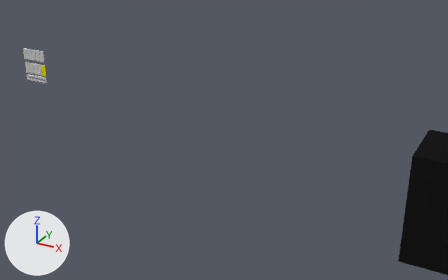
What one commit did to the Blender file block_editor.blend.
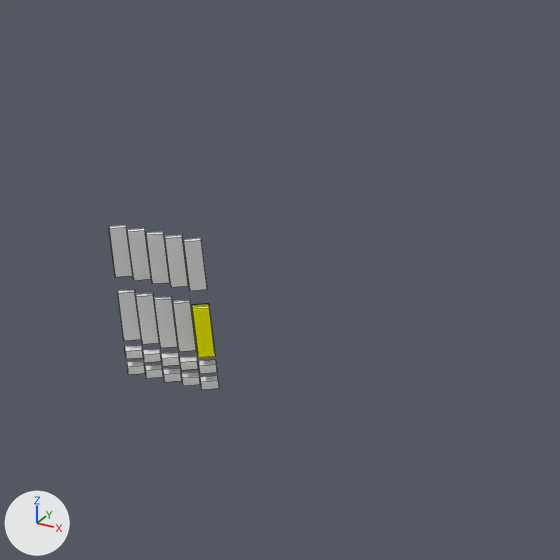
Each version is shown whole from a camera (50 mm lens) standing at (12.3, -119.6, 50.5) and looking at (-64.0, 19.2, -18.9), then close up on the part from 0% to 27% of the width and 0% to 43% of the height. The lights are fixed; the arrows at lower left show +X, +Y and +Z. The close-ups show mesh edges as thin lines.

Objects in the first close-up: 'placeholder.wall.001', 'placeholder.wall.002', 'placeholder.wall.003', 'placeholder.wall.004', 'placeholder.wall.005', 'placeholder.wall.006', 'placeholder.wall.007', 'placeholder.wall.008', 'placeholder.wall.009', 'selected_item'.
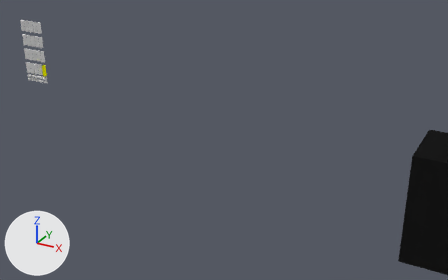
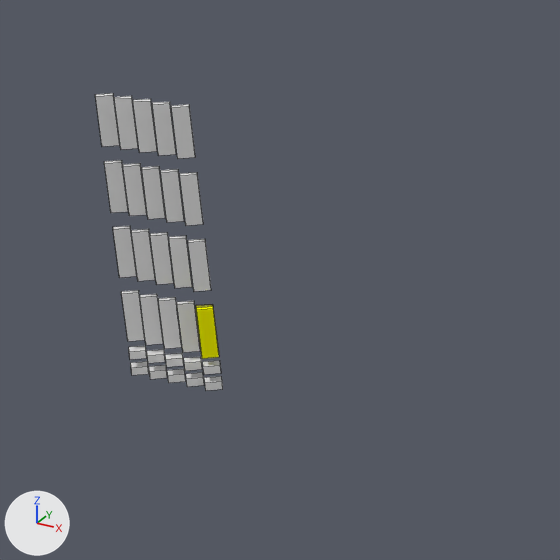
ob_empty_placeholeder_group is not drawn itself; it is the parent of ob_placeholder_floor_009, ob_placeholder_floor_008, ob_placeholder_floor_007, ob_placeholder_floor_006, ob_placeholder_floor_005, ob_placeholder_floor_004, ob_placeholder_floor_003, ob_placeholder_floor_002.

Changed parts and their boxes (x1, y1, x2, y2) in the close-ups (560 x 560 px):
'placeholder.wall.005', moved
    before: (184, 238, 207, 291)
    after: (188, 239, 211, 291)
'selected_item', moved
    before: (192, 303, 215, 358)
    after: (196, 304, 219, 359)
'placeholder.wall.007', moved
    before: (146, 232, 170, 284)
    after: (150, 232, 174, 285)
'placeholder.wall.006', moved
    before: (165, 235, 188, 287)
    after: (169, 236, 192, 288)
'placeholder.wall.008', moved
    before: (127, 228, 151, 280)
    after: (131, 229, 155, 281)
'placeholder.wall.009', moved
    before: (109, 225, 133, 277)
    after: (113, 226, 137, 278)
'placeholder.wall.002', moved
    before: (154, 296, 178, 348)
    after: (158, 297, 182, 349)
'placeholder.wall.001', moved
    before: (173, 300, 196, 352)
    after: (177, 301, 200, 352)
'placeholder.wall.003', moved
    before: (136, 293, 159, 344)
    after: (140, 294, 163, 345)
'placeholder.wall.004', moved
    before: (118, 289, 141, 341)
    after: (121, 290, 145, 341)
'placeholder.furniture.000', added
    after: (171, 104, 195, 159)
'placeholder.furniture.001', added
    after: (152, 102, 176, 156)
'placeholder.furniture.003', added
    after: (114, 96, 138, 149)
'placeholder.furniture.002', added
    after: (133, 99, 157, 153)
'placeholder.furniture.004', added
    after: (95, 93, 120, 147)
'placeholder.window.000', added
    after: (179, 172, 203, 226)
'placeholder.window.001', added
    after: (160, 169, 184, 222)
'placeholder.window.003', added
    after: (123, 163, 147, 216)
'placeholder.window.004', added
    after: (104, 160, 128, 213)
'placeholder.window.002', added
    after: (142, 166, 165, 219)
'placeholder.floor.002', moved
    before: (161, 352, 180, 366)
    after: (165, 353, 184, 367)
'placeholder.floor.000', moved
    before: (199, 359, 217, 374)
    after: (202, 360, 221, 375)
'placeholder.floor.005', moved
    before: (201, 375, 219, 390)
    after: (204, 376, 223, 390)
'placeholder.floor.007', moved
    before: (163, 368, 182, 382)
    after: (167, 369, 186, 383)
'placeholder.floor.006', moved
    before: (182, 372, 200, 386)
    after: (186, 372, 204, 387)
'placeholder.floor.001', moved
    before: (180, 356, 198, 370)
    after: (184, 357, 202, 371)
'placeholder.floor.008', moved
    before: (145, 364, 163, 378)
    after: (149, 365, 167, 379)
'placeholder.floor.003', moved
    before: (143, 349, 161, 363)
    after: (147, 349, 165, 363)
'placeholder.floor.009', moved
    before: (127, 361, 145, 375)
    after: (131, 361, 149, 375)
'placeholder.floor.004', moved
    before: (125, 345, 143, 359)
    after: (129, 346, 147, 360)
'placeholder.wall.000', moved
    before: (192, 303, 215, 350)
    after: (196, 304, 217, 335)

What changed in the scene script:
```text
Change ob_empty_placeholeder_group:
    ob_empty_placeholeder_group.location: (-119.5, 37.5, -14.97) -> (-119.2, 37.5, -14.97)
Add ob_placeholder_window_000:
    ob_placeholder_window_000 = bpy.data.objects.new('placeholder.window.000', me_placeholder_wall_000.copy())  # the mesh of ob_placeholder_wall_000
    ob_placeholder_window_000.parent = ob_empty_placeholeder_group
    ob_placeholder_window_000.location = (-92.74, 2.293, 4.95)
    ob_placeholder_window_000.rotation_euler = (0.0, 0.0, -0.785)  # degrees (0, 0, -45)
Add ob_placeholder_window_001:
    ob_placeholder_window_001 = bpy.data.objects.new('placeholder.window.001', me_placeholder_wall_000.copy())  # the mesh of ob_placeholder_wall_000
    ob_placeholder_window_001.parent = ob_empty_placeholeder_group
    ob_placeholder_window_001.location = (-94.24, 2.293, 4.95)
    ob_placeholder_window_001.rotation_euler = (0.0, 0.0, -0.785)  # degrees (0, 0, -45)
Add ob_placeholder_window_002:
    ob_placeholder_window_002 = bpy.data.objects.new('placeholder.window.002', me_placeholder_wall_000.copy())  # the mesh of ob_placeholder_wall_000
    ob_placeholder_window_002.parent = ob_empty_placeholeder_group
    ob_placeholder_window_002.location = (-95.74, 2.293, 4.95)
    ob_placeholder_window_002.rotation_euler = (0.0, 0.0, -0.785)  # degrees (0, 0, -45)
Add ob_placeholder_window_003:
    ob_placeholder_window_003 = bpy.data.objects.new('placeholder.window.003', me_placeholder_wall_000.copy())  # the mesh of ob_placeholder_wall_000
    ob_placeholder_window_003.parent = ob_empty_placeholeder_group
    ob_placeholder_window_003.location = (-97.24, 2.293, 4.95)
    ob_placeholder_window_003.rotation_euler = (0.0, 0.0, -0.785)  # degrees (0, 0, -45)
Add ob_placeholder_window_004:
    ob_placeholder_window_004 = bpy.data.objects.new('placeholder.window.004', me_placeholder_wall_000.copy())  # the mesh of ob_placeholder_wall_000
    ob_placeholder_window_004.parent = ob_empty_placeholeder_group
    ob_placeholder_window_004.location = (-98.74, 2.293, 4.95)
    ob_placeholder_window_004.rotation_euler = (0.0, 0.0, -0.785)  # degrees (0, 0, -45)
Add ob_placeholder_furniture_000:
    ob_placeholder_furniture_000 = bpy.data.objects.new('placeholder.furniture.000', me_placeholder_wall_000.copy())  # the mesh of ob_placeholder_wall_000
    ob_placeholder_furniture_000.parent = ob_empty_placeholeder_group
    ob_placeholder_furniture_000.location = (-92.74, 2.293, 8.95)
    ob_placeholder_furniture_000.rotation_euler = (0.0, 0.0, -0.785)  # degrees (0, 0, -45)
Add ob_placeholder_furniture_001:
    ob_placeholder_furniture_001 = bpy.data.objects.new('placeholder.furniture.001', me_placeholder_wall_000.copy())  # the mesh of ob_placeholder_wall_000
    ob_placeholder_furniture_001.parent = ob_empty_placeholeder_group
    ob_placeholder_furniture_001.location = (-94.24, 2.293, 8.95)
    ob_placeholder_furniture_001.rotation_euler = (0.0, 0.0, -0.785)  # degrees (0, 0, -45)
Add ob_placeholder_furniture_002:
    ob_placeholder_furniture_002 = bpy.data.objects.new('placeholder.furniture.002', me_placeholder_wall_000.copy())  # the mesh of ob_placeholder_wall_000
    ob_placeholder_furniture_002.parent = ob_empty_placeholeder_group
    ob_placeholder_furniture_002.location = (-95.74, 2.293, 8.95)
    ob_placeholder_furniture_002.rotation_euler = (0.0, 0.0, -0.785)  # degrees (0, 0, -45)
Add ob_placeholder_furniture_003:
    ob_placeholder_furniture_003 = bpy.data.objects.new('placeholder.furniture.003', me_placeholder_wall_000.copy())  # the mesh of ob_placeholder_wall_000
    ob_placeholder_furniture_003.parent = ob_empty_placeholeder_group
    ob_placeholder_furniture_003.location = (-97.24, 2.293, 8.95)
    ob_placeholder_furniture_003.rotation_euler = (0.0, 0.0, -0.785)  # degrees (0, 0, -45)
Add ob_placeholder_furniture_004:
    ob_placeholder_furniture_004 = bpy.data.objects.new('placeholder.furniture.004', me_placeholder_wall_000.copy())  # the mesh of ob_placeholder_wall_000
    ob_placeholder_furniture_004.parent = ob_empty_placeholeder_group
    ob_placeholder_furniture_004.location = (-98.74, 2.293, 8.95)
    ob_placeholder_furniture_004.rotation_euler = (0.0, 0.0, -0.785)  # degrees (0, 0, -45)
```
